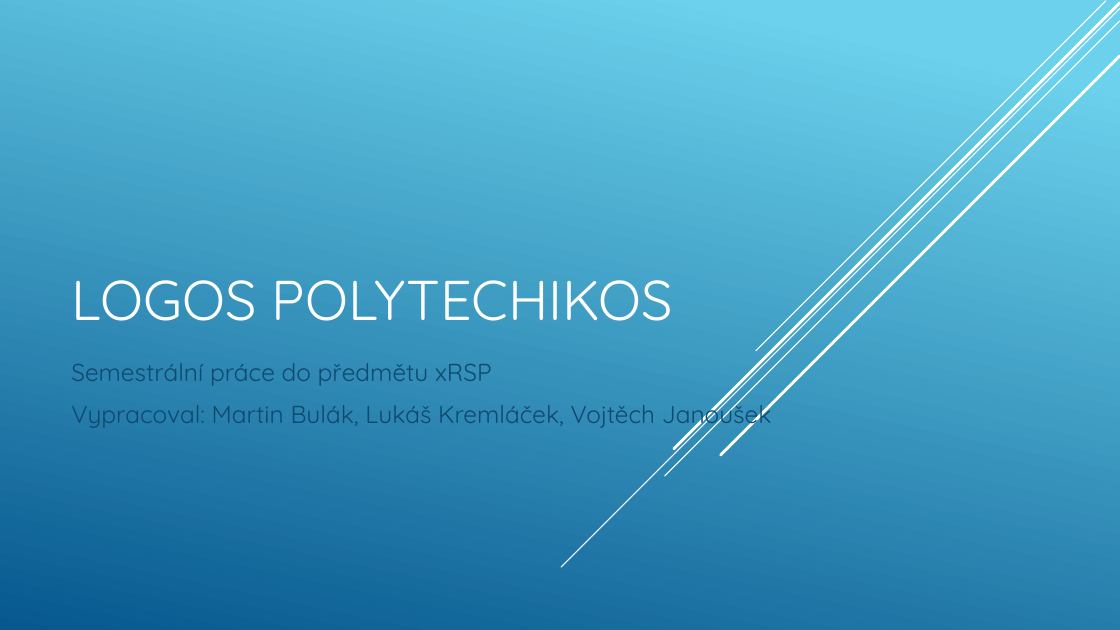
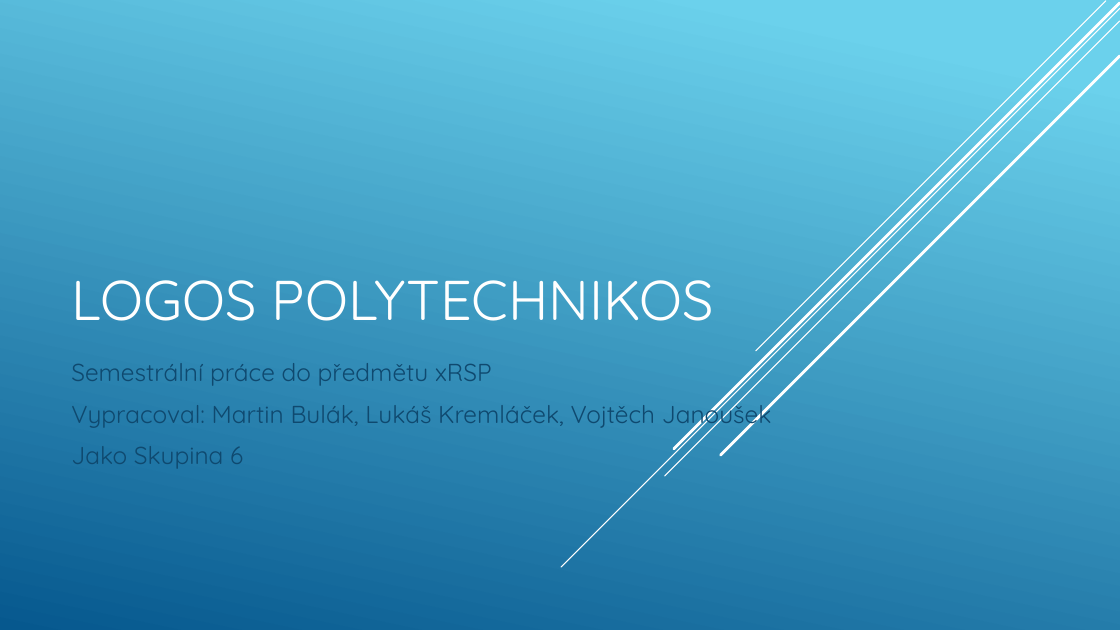
Before and after one commit to BulakM/RSP, a slide deck: slide 1 of Prezentace/Logos polytechnikos.pptx. Drawn at 1120x630 pixels with LibreOffice and Linux fonts; fonts in the diff are those of the drawing. Boxes give left, top, right and bottom in pixels: in the first picture for what was removed or moved away, otherwise in the second. Text is boxed around its words. In the diff, an @@ line names an element or a change of style, - is before the commit and + after.

```diff
--- a/Prezentace/Logos polytechnikos.pptx
+++ b/Prezentace/Logos polytechnikos.pptx
@@ title at <box>71,280,714,321</box>: text changed @@
-LOGOS POLYTECHIKOS
+LOGOS POLYTECHNIKOS
@@ subtitle at <box>71,446,243,468</box>: paragraph added @@
+Jako Skupina 6
```
Also in this commit, not shown: 4 other slides changed.
